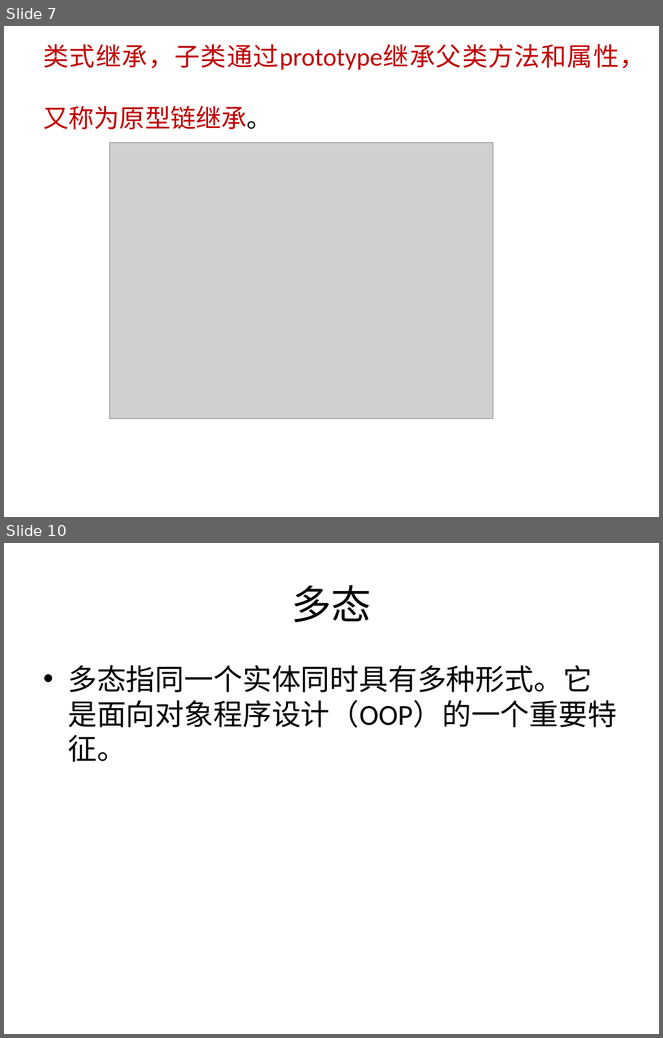
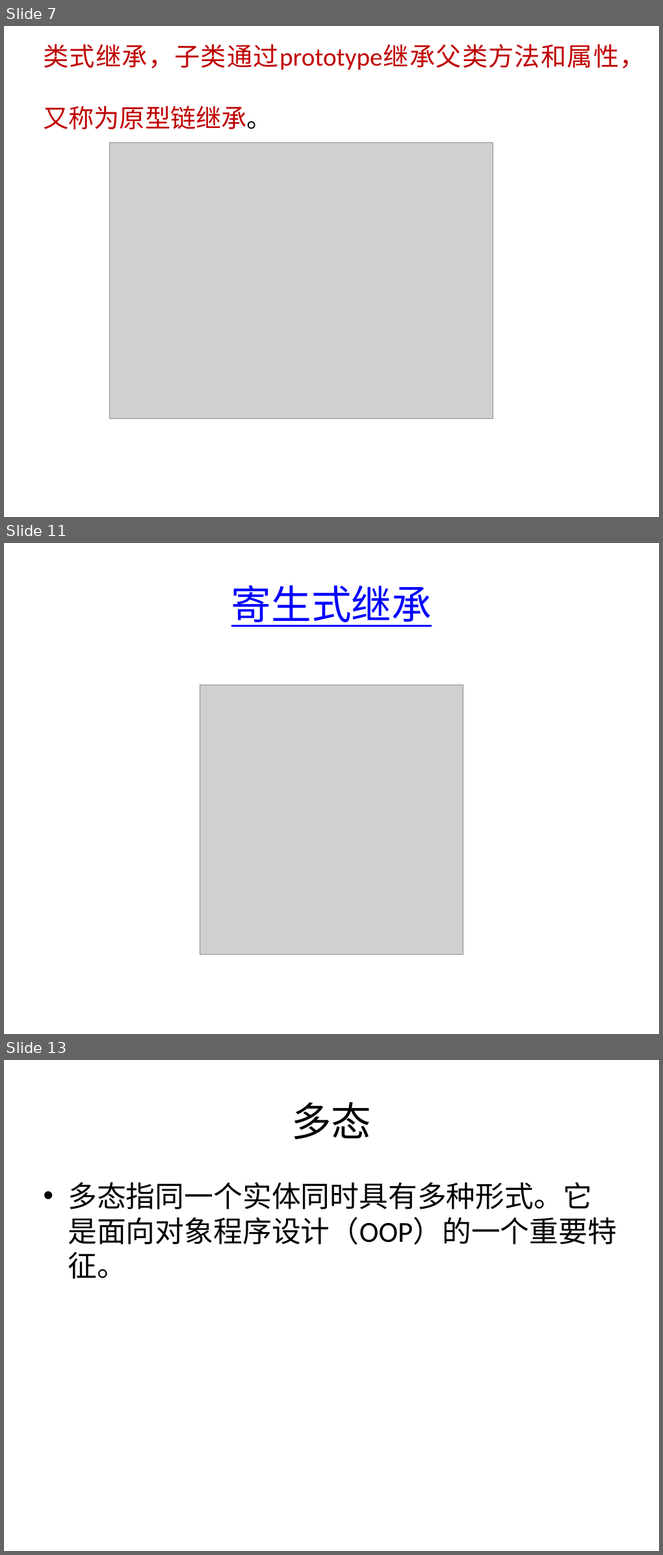
Before and after one commit to dirkliu/blog, a slide deck: Javascript面向对象编程.pptx. Shown one above the other, each under a label of ours: slides 7 and 10 before the commit, slides 7, 11 and 13 after it; the slides between them are not shown. The pictures are 663x1038 and 663x1555 pixels, drawn with LibreOffice and Linux fonts; fonts in the diff are those of the drawing; grey boxes stand for pictures. Boxes give left, top, right and bottom in pixels: in the first picture for what was removed or moved away, otherwise in the second. Text is boxed around its words. In the diff, an @@ line names an element or a change of style, - is before the commit and + after.

```diff
--- a/Javascript面向对象编程.pptx
+++ b/Javascript面向对象编程.pptx
@@ slide 11 added at (4,543,659,1034), background #FFFFFF @@
@@ title added at (232,585,432,627), 44 pt, text #0000FF, underline @@
+寄生式继承
@@ picture added at (200,685,463,954) @@
@@ what was slide 10 is now slide 13 @@
```
Also in this commit, not shown: 5 slides changed, 2 other slides added.
